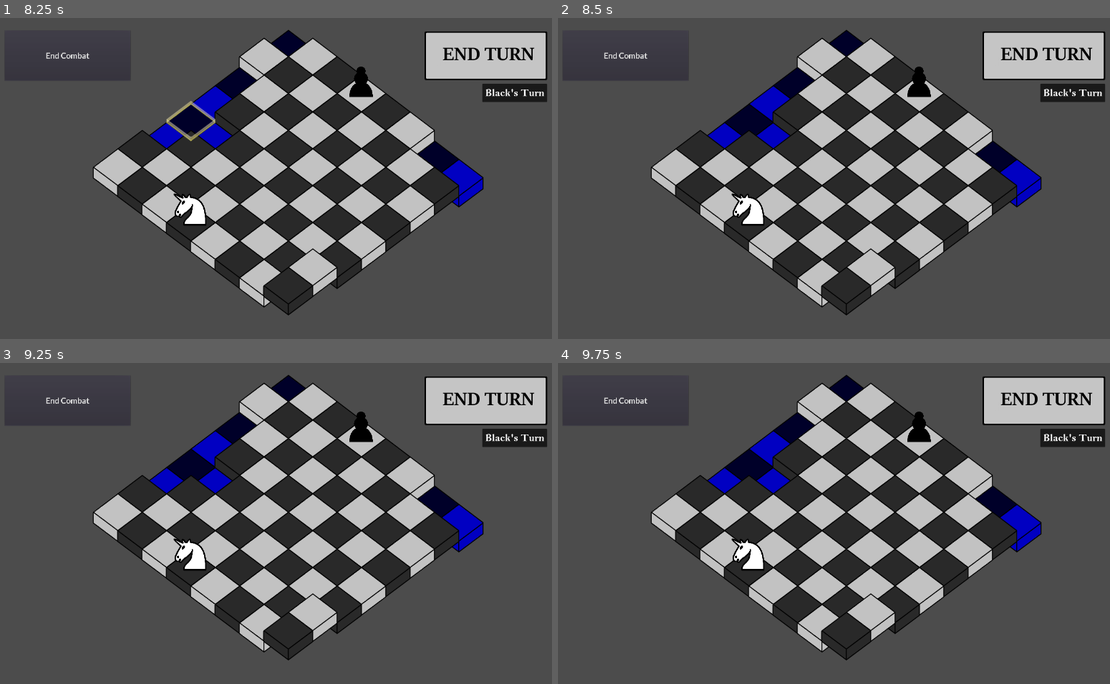
Above: before the commit, frames 1-4 (two rows, left to right).
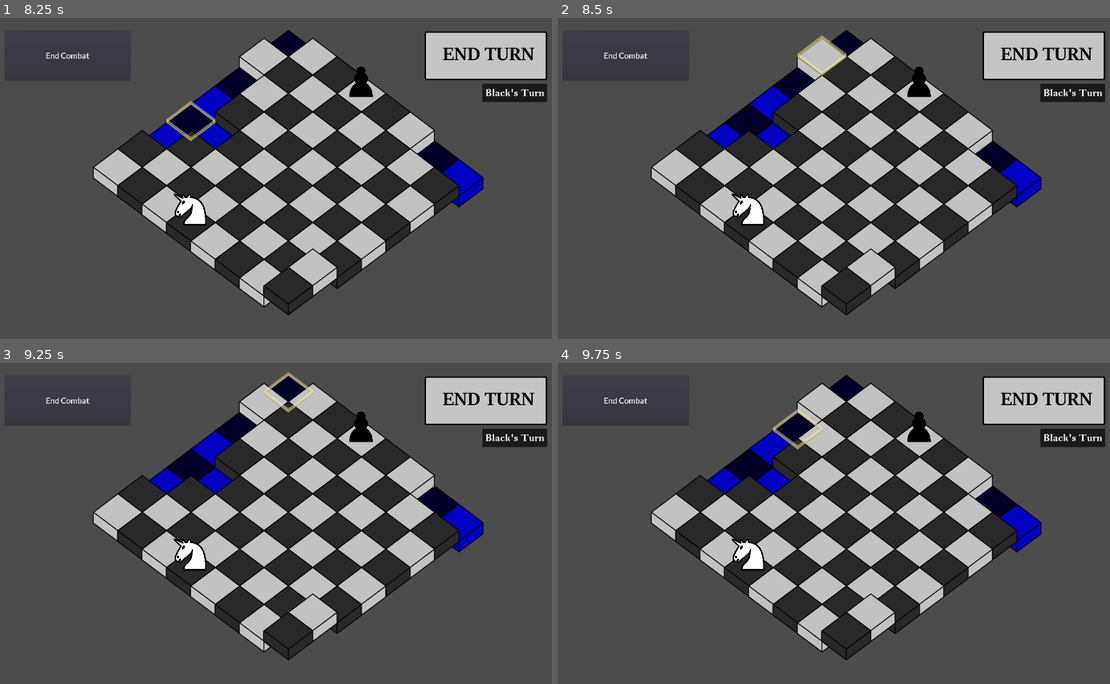
Above: after the commit, the same moments.

Repository: Trainzack/CS4700Final
Game: Godot game, scene res://scenes/MasterScene.tscn
Same seed, same stepped clock (60 frames per second), same inputs: the game is played once before the commit and once after it.
Inputs (mouse positions are in pixels of both pictures, inside the frame that each line leads up to):
- Up to frame 1 (8.25 s): tap Enter at 0.5, 7.25 s; drag from (60, 85) to (160, 34) at 0.52 s; click "Begin Encounter" at 1.25 s; click (485, 56) at 2 s; click "End Combat" at 2.75 s; click (485, 56) at 3.5 s; click "End Combat" at 4.25 s; click (485, 56) at 5 s; click "End Combat" at 5.75 s; tap Space (end_turn) at 6.5, 8 s; drag from (115, 172) to (193, 117) at 6.52 s; move the mouse to (143, 152) at 7.27 s; tap Z (select_move) at 7.35 s; click (143, 152) at 7.42 s; drag from (165, 136) to (264, 62) at 8.02 s
- Up to frame 2 (8.5 s): no input
- Up to frame 3 (9.25 s): drag from (193, 462) to (287, 388) at 8.77 s
- Up to frame 4 (9.75 s): drag from (773, 443) to (845, 388) at 9.52 s

Frame 1 is identical in both runs. In frame 2, 0.2% of the frame differs, in the area x 43-53%, y 5-19%; in frame 3, 0.2%; in frame 4, 0.2%, in the area x 38-48%, y 14-27%.

Commit message:
Fixed Bug
Can now select top of screen

Diff:
--- a/scenes/UIManager.tscn
+++ b/scenes/UIManager.tscn
@@ -187,7 +187,7 @@
 anchor_bottom = 0.0
 margin_left = 30.0
 margin_top = 30.0
-margin_right = 1520.0
+margin_right = 530.0
 margin_bottom = 230.0
 rect_scale = Vector2( 0.6, 0.6 )
 rect_pivot_offset = Vector2( 0, 0 )
